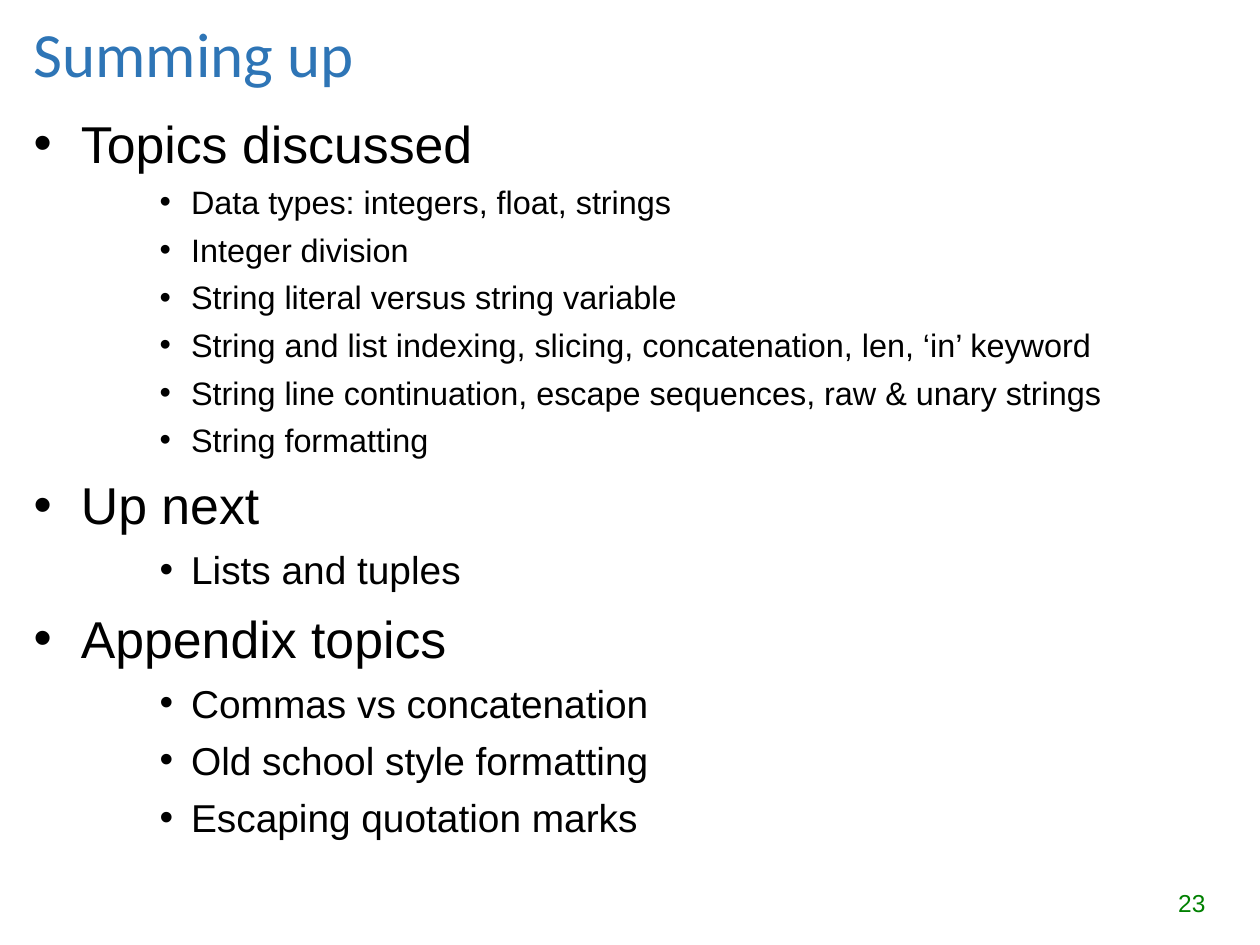
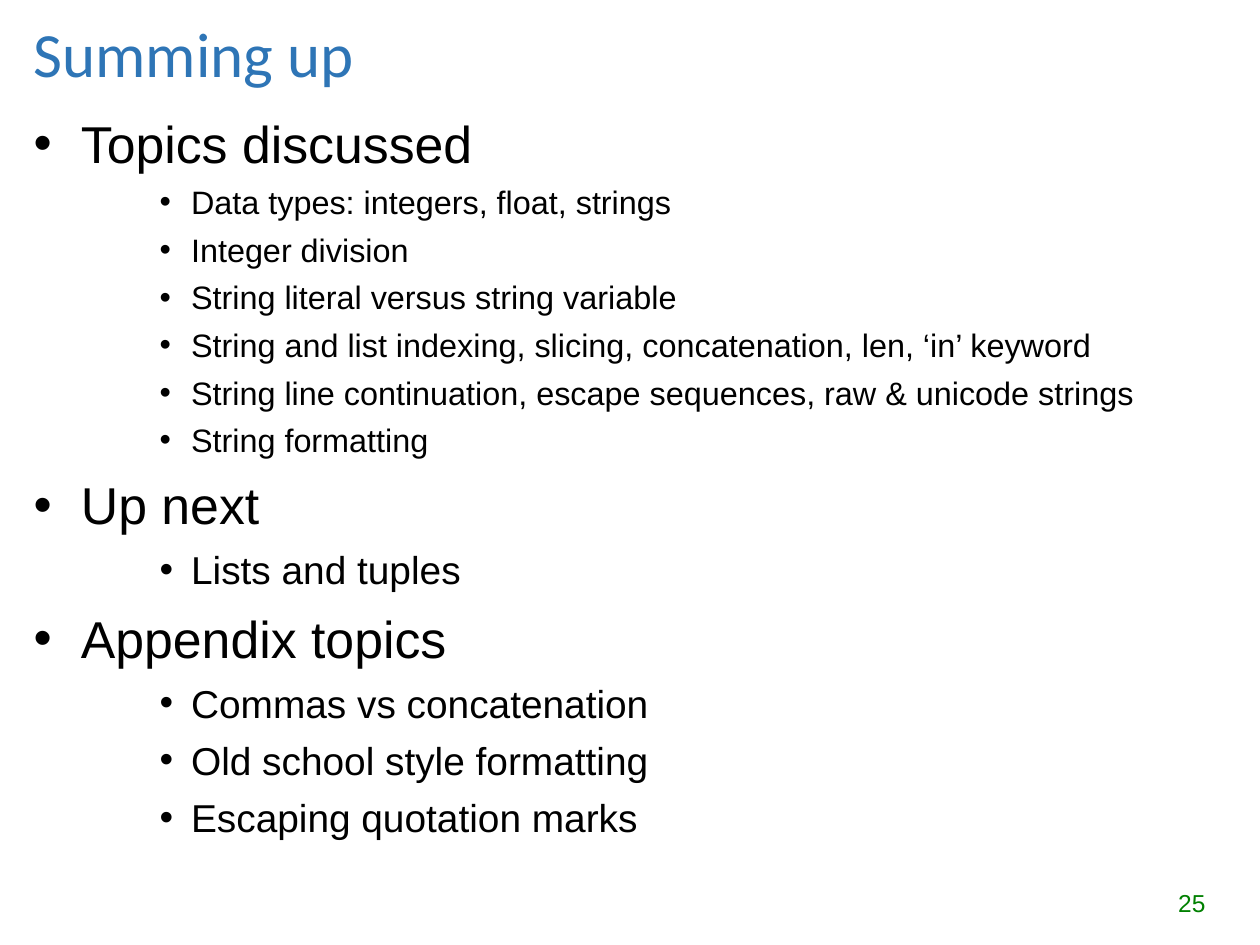
Before and after one commit to lgtateos/gis540, a slide deck: slide 25 of slides/numbers_and_strings.ppt (slide 23 before the commit). Drawn at 1260x945 pixels with LibreOffice and Linux fonts; fonts in the diff are those of the drawing. Boxes give left, top, right and bottom in pixels: in the first picture for what was removed or moved away, otherwise in the second. Text is boxed around its words. In the diff, an @@ line names an element or a change of style, - is before the commit and + after.

Commit message:
Additional str methods moved to n0_and_str slides
Also, corrected typo: unary -> unicode.

```diff
--- a/slides/numbers_and_strings.ppt
+++ b/slides/numbers_and_strings.ppt
@@ text at bbox=[191, 381, 1133, 411]: text changed @@
-    • String line continuation, escape sequences, raw & unary strings
+    • String line continuation, escape sequences, raw & unicode strings
@@ page number at bbox=[1178, 895, 1205, 913]: text changed @@
-23
+25
```
Also in this commit, not shown: 1 other slide changed, 2 slides added, 1 other file.
